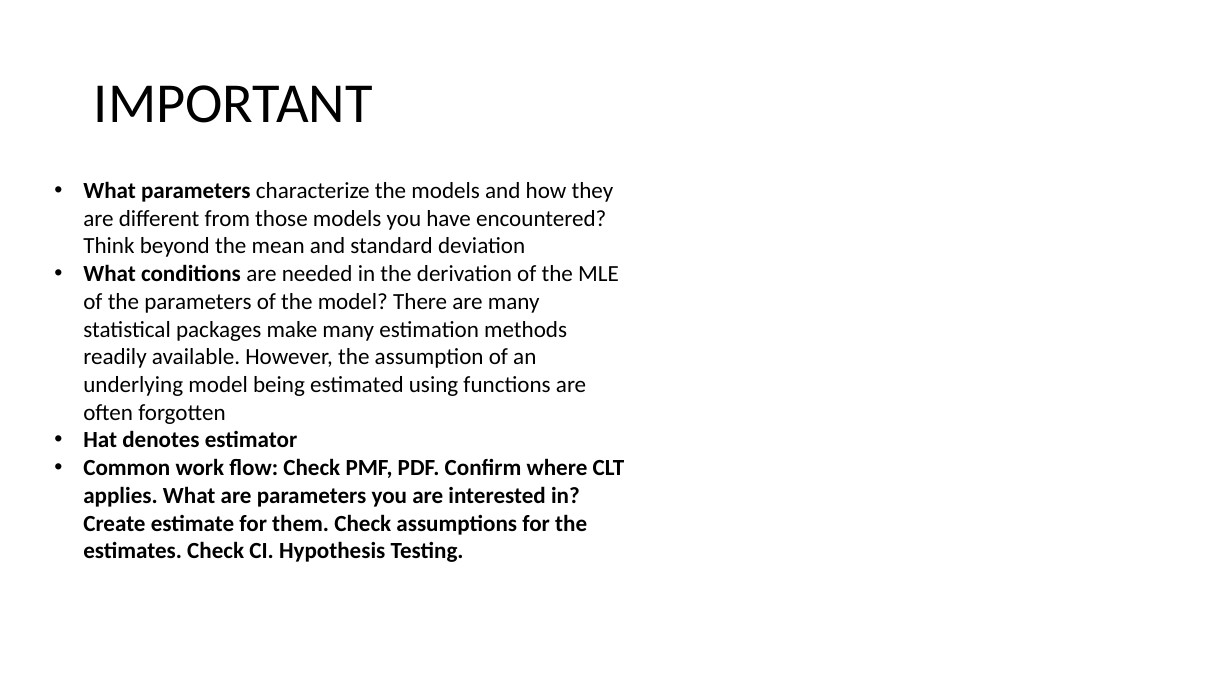
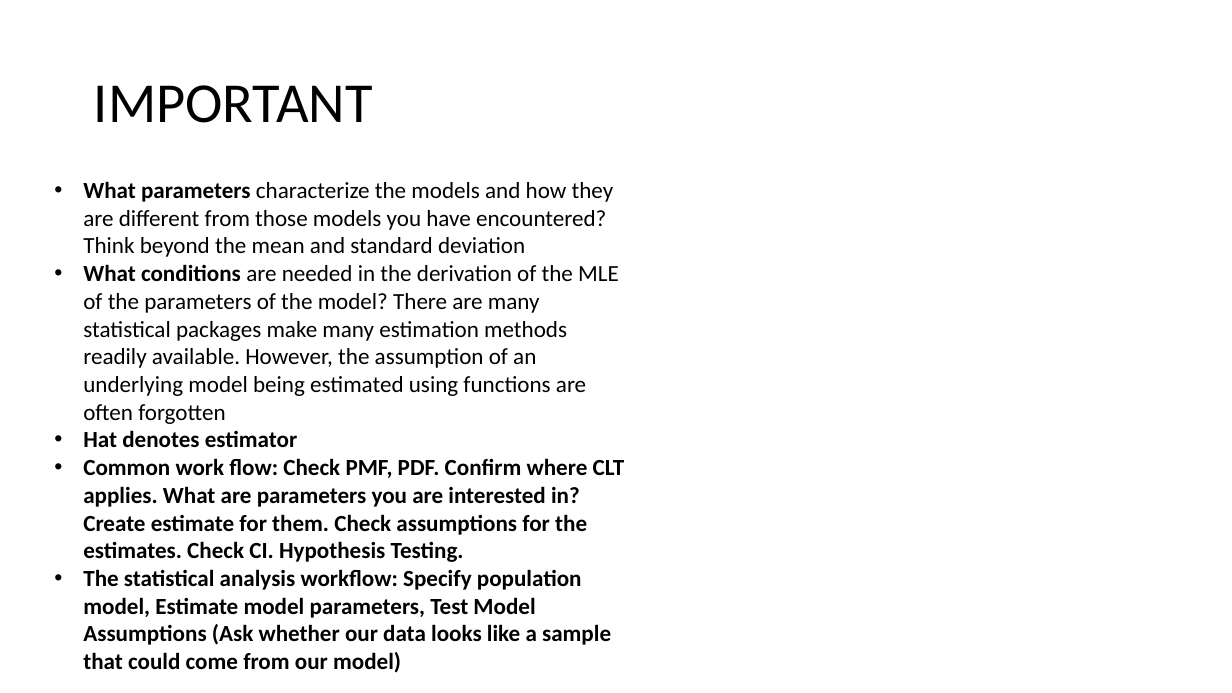
Before and after one commit to K-AlfredIwasaki/study_notes, a slide deck: slide 2 of SUMMARY/W271 STATISTICAL MODEL.pptx. Drawn at 1232x693 pixels with LibreOffice and Linux fonts; fonts in the diff are those of the drawing. Boxes give left, top, right and bottom in pixels: in the first picture for what was removed or moved away, otherwise in the second. Text is boxed around its words. In the diff, an @@ line names an element or a change of style, - is before the commit and + after.

```diff
--- a/SUMMARY/W271 STATISTICAL MODEL.pptx
+++ b/SUMMARY/W271 STATISTICAL MODEL.pptx
@@ text at [83,569,611,673]: paragraph added @@
+• The statistical analysis workflow: Specify population model, Estimate model parameters, Test Model Assumptions (Ask whether our data looks like a sample that could come from our model)
```
Also in this commit, not shown: 32 other files.
